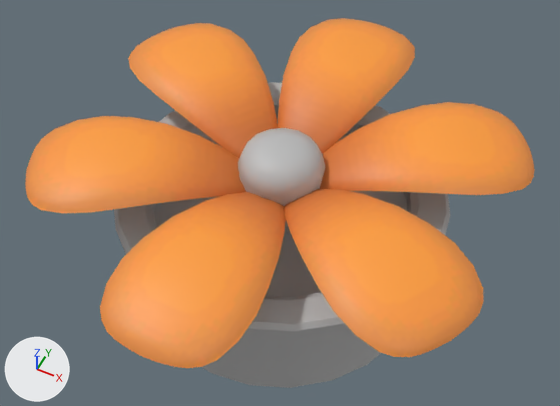
The FBX model Assets/GameAssets/Models/Flower_Orange.fbx, before and after one commit.
The view is the same before and after, from a 50 mm camera at (0.0765, -0.1541, 0.2243) aimed at (-0.0008, 0.0007, 0.0308). Every picture has the same lights, and +X, +Y and +Z are marked at lower left. Where no turn or scale is listed for an object, it has been applied to the vertices. Vertices at the same position are counted once.

Objects in the first picture: 'Flower_Pot_0', 'Petal_01__3350_Petal_01_6', 'pCylinder1'.
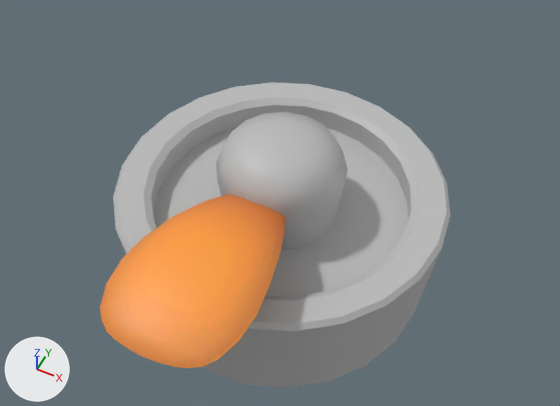
Boxes (x1, y1, x2, y2) around the edits, measured in the pictures (560 x 406 px):
'Petal_01__3350_Petal_01_6', reshaped (63% narrower, 50% shorter): before (25, 18, 535, 368); after (100, 194, 286, 368)
'pCylinder1', mesh rescaled, moved: before (237, 128, 325, 233); after (216, 112, 348, 250)
part 2 of me_mesh, deleted (orange): before (128, 23, 278, 158)
part 3 of me_mesh, deleted (orange): before (278, 18, 415, 154)
part 4 of me_mesh, deleted (orange): before (320, 102, 535, 195)
part 5 of me_mesh, deleted (orange): before (25, 116, 246, 213)
part 6 of me_mesh, cut back: before (280, 189, 484, 357); after (280, 215, 286, 233)
'Flower_Pot_0', unchanged, uncovered by the edit: before (114, 82, 450, 388); after (113, 82, 450, 388)

The edits, one by one:
me_mesh is used by ob_petal_01__3350_petal_01_6; location (0.0, 0.0, 0.0).
me_mesh had 618 vertices, 1008 faces and spanned x -0.072..0.072, y -0.079..0.079, z 0.044..0.06.
me_mesh now has 103 vertices, 168 faces and spans x -0.021..0.021, y -0.079..-0.01, z 0.044..0.06.
me_mesh part 2: the loose piece of 103 vertices spanning x -0.072..-0.006, y 0.0..0.051, z 0.044..0.06 is deleted.
me_mesh part 3: the loose piece of 103 vertices spanning x -0.021..0.021, y 0.01..0.079, z 0.044..0.06 is deleted.
me_mesh part 4: the loose piece of 103 vertices spanning x 0.006..0.072, y 0.0..0.051, z 0.044..0.06 is deleted.
me_mesh part 5: the loose piece of 103 vertices spanning x -0.072..-0.006, y -0.051..0.0, z 0.044..0.06 is deleted.
Part 6, on me_mesh:
103 vertices are removed from x 0.006..0.072, y -0.051..0.0, z 0.044..0.06.
173 faces are deleted.
5 new faces join them.
me_mesh_002 has 65 vertices, 64 faces and spans x -0.0139..0.0139, y -0.0139..0.0139, z 0.029..0.0568.
me_mesh_002 is used by ob_pcylinder1; location (0.0, 0.0, 0.0).
me_mesh_002 part 1: the whole mesh is scaled about the mesh origin by 1.5.
Object 'pCylinder1' (ob_pcylinder1) moves from (0.0, 0.0, 0.0) to (0.0, 0.0, -0.0258).
